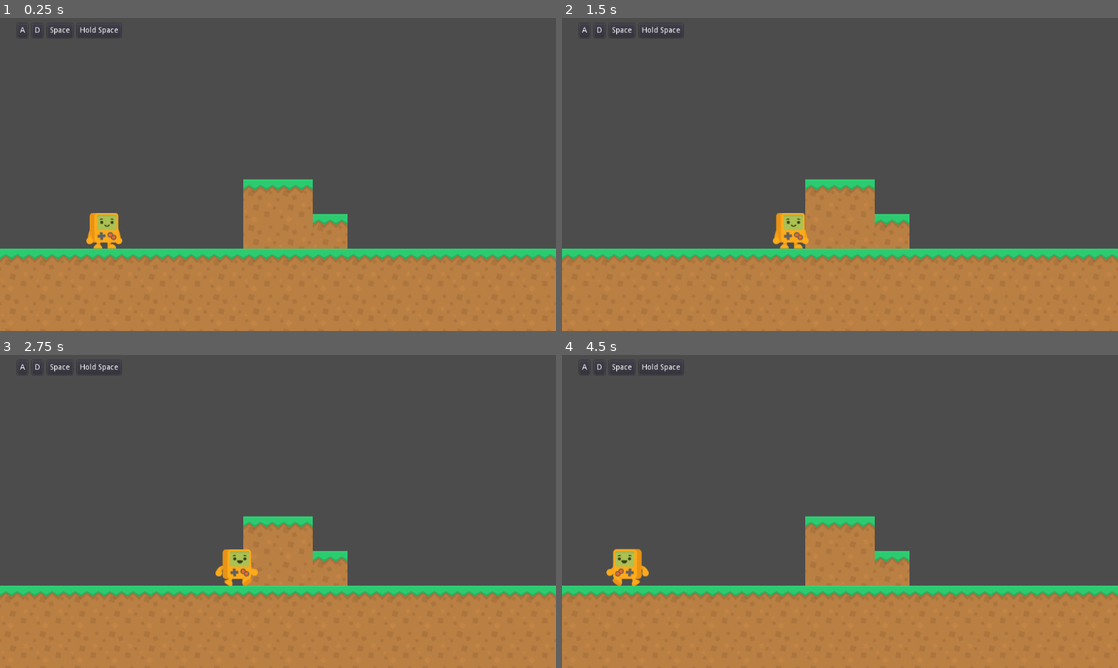
Above: before the commit, frames 1-4 (two rows, left to right).
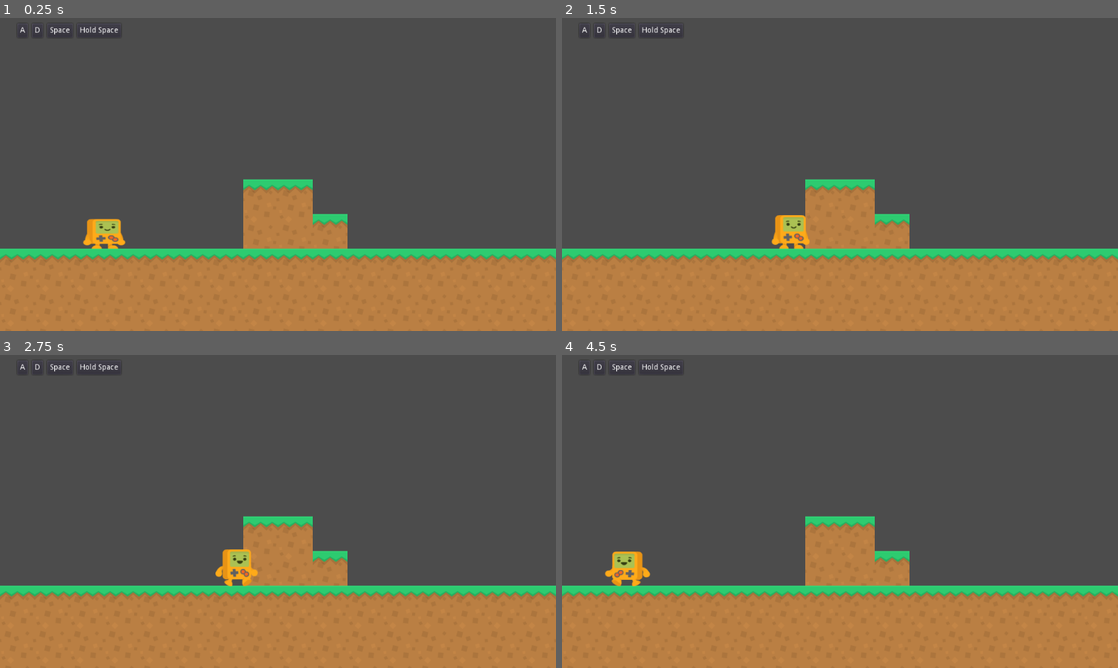
Above: after the commit, the same moments.

Repository: renanstn/godot-lab
Game: Godot game, scene res://DemoScenes/008_AdvancedPlayer.tscn
The game is run twice, just before and just after one commit, with the same random seed, the same clock (stepped at 60 frames per second) and the same inputs. The project has no main scene, so this scene is started directly.
Inputs (mouse positions are in pixels of both pictures, inside the frame that each line leads up to):
- Up to frame 1 (0.25 s): no input
- Up to frame 2 (1.5 s): move the mouse to (962, 152) at 0.52 s; hold D (right) 0.53-1.28 s; tap Space (jump) at 0.6, 0.77, 1.07 s; move the mouse to (728, 183) at 1.27 s; hold S (brake) from 1.28 s (still down); tap Shift (slow_motion) at 1.35 s
- Up to frame 3 (2.75 s): tap Space (jump) at 1.52, 1.55, 1.82, 2.1 s; move the mouse to (333, 433) at 2.02 s; release S (brake) at 2.03 s; hold D (right) from 2.03 s (still down)
- Up to frame 4 (4.5 s): tap Enter at 2.75 s; move the mouse to (812, 570) at 2.77 s; release D (right) at 2.78 s; hold W (accelerate) 2.78-3.53 s; tap Shift (slow_motion) at 2.85, 4.35 s; tap Space (jump) at 3.02, 3.05, 3.32, 3.6, 3.77, 4.07 s; move the mouse to (1006, 555) at 3.52 s; hold A (left) from 3.53 s (still down); move the mouse to (673, 458) at 4.27 s

The runs differ from the first frame. In frame 1, 0.4% of the frame differs, in the area x 14-23%, y 62-74%; in frame 2, 0.3%; in frame 3, less than 0.1%; in frame 4, 0.3%.

Commit message:
Apply tween animations on advanced player

Diff:
--- a/Mechanics Lab/Scenes/AdvancedPlayer.tscn
+++ b/Mechanics Lab/Scenes/AdvancedPlayer.tscn
@@ -58,9 +58,12 @@
 
 [node name="AdvancedPlayer" type="KinematicBody2D"]
 script = ExtResource( 1 )
+squash = 0.2
 
 [node name="Sprite" type="Sprite" parent="."]
+position = Vector2( -0.0998383, 32.7834 )
 texture = ExtResource( 2 )
+offset = Vector2( 0, -32 )
 region_enabled = true
 region_rect = Rect2( 15, 30, 66, 66 )
 
@@ -71,3 +74,5 @@
 anims/Idle = SubResource( 2 )
 anims/Jumping = SubResource( 3 )
 anims/Walking = SubResource( 4 )
+
+[node name="Tween" type="Tween" parent="."]
--- a/Mechanics Lab/Scripts/AdvancedPlayer.gd
+++ b/Mechanics Lab/Scripts/AdvancedPlayer.gd
@@ -7,6 +7,10 @@
 will be calculated according to your blocks.
 This way, it's more easy to control how hight (in blocks) you wan't your
 character reach in a jump, and how long (in blocks too) your character can jump.
+
+This player also had a Tween node to made some cool animations when you're
+jumping and when you're landing. You can configure how much the character will
+"deform" changing the "squash" value.
 """
 
 const UNIT_SIZE = 64
@@ -19,8 +23,11 @@
 # Each jump will take 0.5 seconds
 const JUMP_DURATION = 0.5
 
-onready var sprite : Sprite = $Sprite
-onready var animator : AnimationPlayer = $AnimationPlayer
+onready var sprite: Sprite = $Sprite
+onready var animator: AnimationPlayer = $AnimationPlayer
+onready var tween: Tween = $Tween
+
+export var squash: float
 
 var gravity: float
 var max_jump_velocity: float
@@ -28,6 +35,7 @@
 var motion: Vector2 = Vector2()
 var can_control: bool = true
 var looking_to_right: bool = true
+var was_grounded: bool
 
 signal player_flipped(direction)
 
@@ -43,24 +51,31 @@
 	motion.y += gravity * delta
 	if can_control:
 		control()
-		animate()
+	animate()
 	motion = move_and_slide(motion, Vector2(0, -1))
 
 
-func control():
+func control() -> void:
 	if Input.is_action_pressed("right"):
 		motion.x = SPEED
 	elif Input.is_action_pressed("left"):
 		motion.x = -SPEED
 	else:
 		motion.x = 0
+
 	if is_on_floor() and Input.is_action_just_pressed("jump"):
+		was_grounded = false
 		motion.y = max_jump_velocity
+		squash_jump()
+	elif is_on_floor() and !was_grounded:
+		squash_landed()
+		was_grounded = true
+
 	if Input.is_action_just_released("jump") and motion.y < min_jump_velocity:
 		motion.y = min_jump_velocity
 
 
-func animate():
+func animate() -> void:
 	if motion.x != 0:
 		animator.play("Walking")
 	else:
@@ -75,3 +90,29 @@
 		sprite.flip_h = false
 		emit_signal("player_flipped", "right")
 		looking_to_right = true
+
+
+func squash_landed() -> void:
+	tween.interpolate_property(
+		sprite,
+		"scale",
+		Vector2(1+squash, 1-squash),
+		Vector2(1, 1),
+		0.5,
+		Tween.TRANS_BACK,
+		Tween.EASE_OUT
+	)
+	tween.start()
+
+
+func squash_jump() -> void:
+	tween.interpolate_property(
+		sprite,
+		"scale",
+		Vector2(1-squash,1+squash),
+		Vector2(1,1),
+		0.5,
+		Tween.TRANS_BACK,
+		Tween.EASE_OUT
+	)
+	tween.start()
